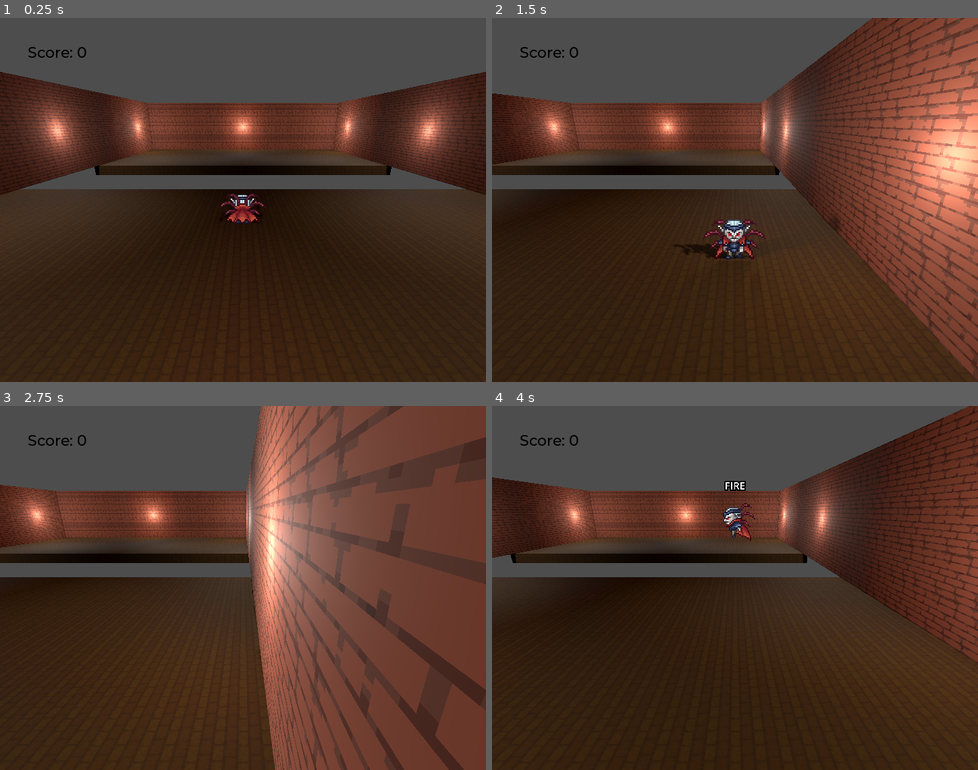
Above: before the commit, frames 1-4 (two rows, left to right).
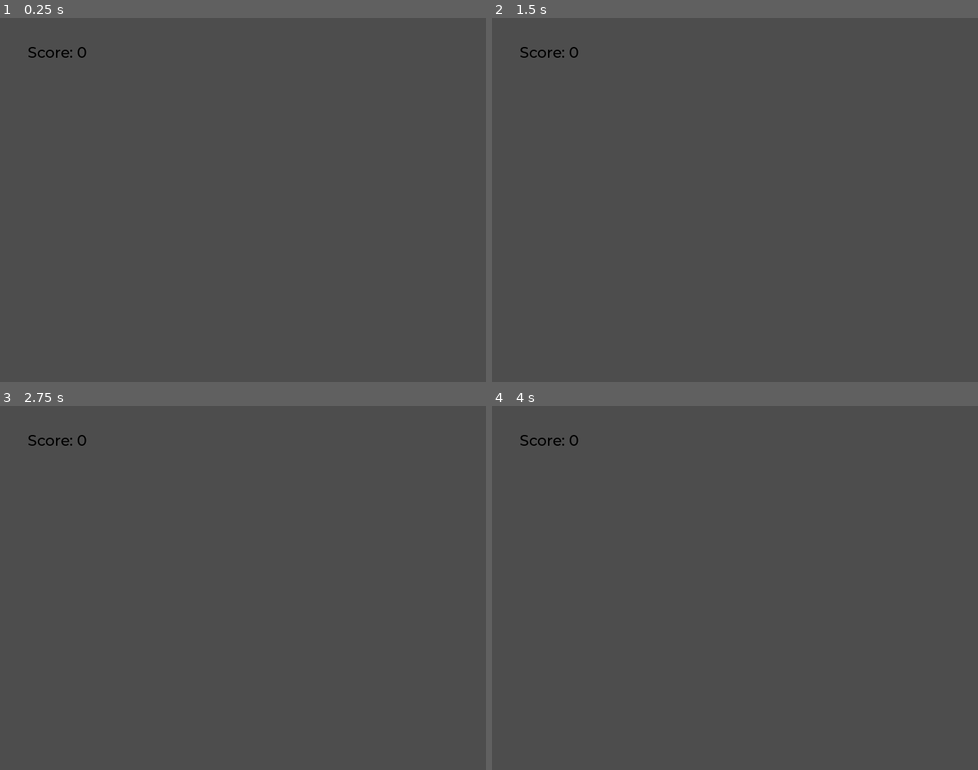
Above: after the commit, the same moments.

Repository: shmingusdingus/wizard-slop
Game: Godot game, scene res://scenes/main.tscn
Same seed, same stepped clock (60 frames per second), same inputs: the game is played once before the commit and once after it. Before the commit the project starts from res://main.tscn.
Inputs:
- Up to frame 1 (0.25 s): no input
- Up to frame 2 (1.5 s): hold D (move_right) 0.53-1.28 s; hold Keypad 2 (create_client, bound only after the commit) 0.53-1.28 s; tap Space (jump) at 0.77 s; tap Keypad 1 (create_server, bound only after the commit) at 0.8, 1.35 s; hold S (move_back) from 1.28 s (still down)
- Up to frame 3 (2.75 s): tap Space (jump) at 1.52 s; tap Keypad 2 (create_client, bound only after the commit) at 1.55 s; release S (move_back) at 2.03 s; hold D (move_right) from 2.03 s (still down); hold J (rune_cast) from 2.03 s (still down); tap Keypad 1 (create_server, bound only after the commit) at 2.3 s
- Up to frame 4 (4 s): tap Enter at 2.75 s; release D (move_right) at 2.78 s; release J (rune_cast) at 2.78 s; hold W (move_forward) 2.78-3.53 s; tap K (rune_element_fire) at 2.85 s; tap Space (jump) at 3.02, 3.77 s; tap Keypad 2 (create_client, bound only after the commit) at 3.05 s; hold A (move_left) from 3.53 s (still down); hold I (rune_element_ice) from 3.53 s (still down); tap Keypad 1 (create_server, bound only after the commit) at 3.8 s

The runs differ from the first frame. In frame 1, 76% of the frame differs, in the area x 0-100%, y 14-100%; in frame 2, 82%; in frame 3, 84%, in the area x 0-100%, y 0-100%; in frame 4, 79%.

Commit message:
Add two player multiplayer
Add basic multiplayer
Reorganize some scenes and scripts
Configure Debug->Customize Run Instances->Check Enable Multiple-> create
3 instances
When running, click one of the windows and press "1" to start server,
then click each the others and press "2" to create a client

Diff:
--- a/art/eye.tres
+++ /dev/null
@@ -1,14 +0,0 @@
-[gd_resource type="SpatialMaterial" format=2]
-
-[resource]
-resource_name = "eye"
-params_cull_mode = 2
-albedo_color = Color( 0.858824, 0.858824, 0.858824, 1 )
-metallic = 0.05
-metallic_specular = 1.0
-roughness = 0.1
-emission_enabled = true
-emission = Color( 0.254902, 0.254902, 0.27451, 1 )
-emission_energy = 1.0
-emission_operator = 0
-emission_on_uv2 = false
--- a/camera_pivot.gd
+++ /dev/null
@@ -1,11 +0,0 @@
-extends Marker3D
-
-
-func _ready():
-	set_as_top_level(true)
-
-func _process(_delta):
-	if not get_parent().is_multiplayer_authority():
-		return
-
-	global_position.x = get_parent().global_position.x
--- a/main.gd
+++ /dev/null
@@ -1,35 +0,0 @@
-extends Node
-
-@export var mob_scene: PackedScene
-
-
-func _ready():
-	$UserInterface/Retry.hide()
-
-func _on_mob_timer_timeout() -> void:
-	# Create a new instance of the Mob scene.
-	var mob = mob_scene.instantiate()
-
-	# Choose a random location on the SpawnPath.
-	# We store the reference to the SpawnLocation node.
-	var mob_spawn_location = get_node("SpawnPath/SpawnLocation")
-	# And give it a random offset.
-	mob_spawn_location.progress_ratio = randf()
-
-	var player_position = $Player.position
-	mob.initialize(mob_spawn_location.position, player_position)
-
-	# Spawn the mob by adding it to the Main scene.
-	add_child(mob)
-
-	# We connect the mob to the score label to update the score upon squashing one.
-	mob.squashed.connect($UserInterface/ScoreLabel._on_mob_squashed.bind())
-
-func _on_player_hit() -> void:
-	$MobTimer.stop()
-	$UserInterface/Retry.show()
-
-func _unhandled_input(event):
-	if event.is_action_pressed("ui_accept") and $UserInterface/Retry.visible:
-		# This restarts the current scene.
-		get_tree().reload_current_scene()
--- a/main.tscn
+++ /dev/null
@@ -1,87 +0,0 @@
-[gd_scene load_steps=8 format=3 uid="uid://bta11quox1k0i"]
-
-[ext_resource type="Script" uid="uid://c2575xxndpfwr" path="res://main.gd" id="1_0xm2m"]
-[ext_resource type="PackedScene" uid="uid://d281rpu4m46xo" path="res://player.tscn" id="1_ig7tw"]
-[ext_resource type="PackedScene" uid="uid://bud8to3ub3k1" path="res://mob.tscn" id="2_h2yge"]
-[ext_resource type="FontFile" uid="uid://d26ygm7uwqeib" path="res://fonts/Montserrat-Medium.ttf" id="4_1bvp3"]
-[ext_resource type="Script" uid="uid://s0w0ysvlcyfh" path="res://score_label.gd" id="5_lquwl"]
-[ext_resource type="PackedScene" uid="uid://na58botoqv7o" path="res://arena.tscn" id="6_7mycd"]
-
-[sub_resource type="Theme" id="Theme_lquwl"]
-default_font = ExtResource("4_1bvp3")
-default_font_size = 22
-Label/colors/font_color = Color(0, 0, 0, 1)
-Label/fonts/font = ExtResource("4_1bvp3")
-
-[node name="Main" type="Node"]
-script = ExtResource("1_0xm2m")
-mob_scene = ExtResource("2_h2yge")
-
-[node name="Arena" parent="." instance=ExtResource("6_7mycd")]
-
-[node name="SpawnPoints" type="Node3D" parent="."]
-
-[node name="SpawnHost" type="Marker3D" parent="SpawnPoints"]
-transform = Transform3D(1, 0, 0, 0, 1, 0, 0, 0, 1, 0, 0.5, 10)
-
-[node name="SpawnClient" type="Marker3D" parent="SpawnPoints"]
-transform = Transform3D(-1, 0, -8.742278e-08, 0, 1, 0, 8.742278e-08, 0, -1, 0, 0.5, -10)
-
-[node name="Player" parent="." instance=ExtResource("1_ig7tw")]
-transform = Transform3D(1, 0, 0, 0, 1, 0, 0, 0, 1, 0, 0.5, 10)
-collision_mask = 6
-
-[node name="UserInterface" type="Control" parent="."]
-layout_mode = 3
-anchors_preset = 15
-anchor_right = 1.0
-anchor_bottom = 1.0
-grow_horizontal = 2
-grow_vertical = 2
-theme = SubResource("Theme_lquwl")
-
-[node name="ScoreLabel" type="Label" parent="UserInterface"]
-layout_mode = 0
-offset_left = 41.0
-offset_top = 37.0
-offset_right = 102.0
-offset_bottom = 60.0
-text = "Score: 0"
-script = ExtResource("5_lquwl")
-
-[node name="Retry" type="ColorRect" parent="UserInterface"]
-layout_mode = 1
-anchors_preset = 15
-anchor_right = 1.0
-anchor_bottom = 1.0
-grow_horizontal = 2
-grow_vertical = 2
-color = Color(0, 0, 0, 0.14901961)
-
-[node name="RetryLabel" type="Label" parent="UserInterface/Retry"]
-layout_mode = 1
-anchors_preset = 8
-anchor_left = 0.5
-anchor_top = 0.5
-anchor_right = 0.5
-anchor_bottom = 0.5
-offset_left = -20.0
-offset_top = -14.0
-offset_right = 20.0
-offset_bottom = 14.0
-grow_horizontal = 2
-grow_vertical = 2
-text = "Press \"Space\" to Retry"
-
-[node name="DirectionalLight3D" type="DirectionalLight3D" parent="."]
-transform = Transform3D(0.7071068, -1.2802769e-08, 0.7071068, -0.7071068, -3.090862e-08, 0.7071068, 1.280277e-08, -1, -3.0908623e-08, 0, 15, 0)
-visible = false
-shadow_enabled = true
-shadow_bias = 0.05
-shadow_normal_bias = 10.0
-
-[node name="Timer" type="Timer" parent="."]
-wait_time = 0.5
-
-[connection signal="hit" from="Player" to="." method="_on_player_hit"]
-[connection signal="timeout" from="Timer" to="." method="_on_mob_timer_timeout"]
--- a/project.godot
+++ b/project.godot
@@ -14,11 +14,11 @@
 config/description="In this game, your goal is to chase and kick out the creeps!"
 run/main_scene="uid://bta11quox1k0i"
 config/features=PackedStringArray("4.5")
-config/icon="res://icon.webp"
 
 [autoload]
 
-MusicPlayer="*res://music_player.tscn"
+MusicPlayer="*res://scenes/music_player.tscn"
+NetworkHandler="*res://scripts/network_handler.gd"
 
 [display]
 
@@ -96,6 +96,16 @@
 "events": [Object(InputEventKey,"resource_local_to_scene":false,"resource_name":"","device":-1,"window_id":0,"alt_press …(192 unchanged characters)…
 ]
 }
+create_server={
+"deadzone": 0.2,
+"events": [Object(InputEventKey,"resource_local_to_scene":false,"resource_name":"","device":-1,"window_id":0,"alt_pressed":false,"shift_pressed":false,"ctrl_pressed":false,"meta_pressed":false,"pressed":false,"keycode":0,"physical_keycode":4194439,"key_label":0,"unicode":49,"location":0,"echo":false,"script":null)
+]
+}
+create_client={
+"deadzone": 0.2,
+"events": [Object(InputEventKey,"resource_local_to_scene":false,"resource_name":"","device":-1,"window_id":0,"alt_pressed":false,"shift_pressed":false,"ctrl_pressed":false,"meta_pressed":false,"pressed":false,"keycode":0,"physical_keycode":4194440,"key_label":0,"unicode":50,"location":0,"echo":false,"script":null)
+]
+}
 
 [layer_names]
 
--- /dev/null
+++ b/scenes/main.tscn
@@ -0,0 +1,82 @@
+[gd_scene load_steps=8 format=3 uid="uid://bta11quox1k0i"]
+
+[ext_resource type="Script" uid="uid://c2575xxndpfwr" path="res://scripts/main.gd" id="1_tbgi4"]
+[ext_resource type="PackedScene" uid="uid://d281rpu4m46xo" path="res://scenes/player.tscn" id="2_tefeu"]
+[ext_resource type="PackedScene" uid="uid://na58botoqv7o" path="res://scenes/arena.tscn" id="3_o6xl0"]
+[ext_resource type="Script" uid="uid://cdrhor5evn08p" path="res://scenes/multiplayer_spawner.gd" id="4_o6xl0"]
+[ext_resource type="FontFile" uid="uid://d26ygm7uwqeib" path="res://fonts/Montserrat-Medium.ttf" id="4_tipki"]
+[ext_resource type="Script" uid="uid://s0w0ysvlcyfh" path="res://scripts/score_label.gd" id="5_85g3d"]
+
+[sub_resource type="Theme" id="Theme_lquwl"]
+default_font = ExtResource("4_tipki")
+default_font_size = 22
+Label/colors/font_color = Color(0, 0, 0, 1)
+Label/fonts/font = ExtResource("4_tipki")
+
+[node name="Main" type="Node"]
+script = ExtResource("1_tbgi4")
+
+[node name="MultiplayerSpawner" type="MultiplayerSpawner" parent="." node_paths=PackedStringArray("team_zed_pos_spawn", "team_zed_neg_spawn")]
+_spawnable_scenes = PackedStringArray("uid://d281rpu4m46xo")
+spawn_path = NodePath("../Players")
+script = ExtResource("4_o6xl0")
+network_player = ExtResource("2_tefeu")
+team_zed_pos_spawn = NodePath("../SpawnZedPos")
+team_zed_neg_spawn = NodePath("../SpawnZedNeg")
+
+[node name="Players" type="Node3D" parent="."]
+
+[node name="Arena" parent="." instance=ExtResource("3_o6xl0")]
+
+[node name="UserInterface" type="Control" parent="."]
+layout_mode = 3
+anchors_preset = 15
+anchor_right = 1.0
+anchor_bottom = 1.0
+grow_horizontal = 2
+grow_vertical = 2
+theme = SubResource("Theme_lquwl")
+
+[node name="ScoreLabel" type="Label" parent="UserInterface"]
+layout_mode = 0
+offset_left = 41.0
+offset_top = 37.0
+offset_right = 102.0
+offset_bottom = 60.0
+text = "Score: 0"
+script = ExtResource("5_85g3d")
+
+[node name="Retry" type="ColorRect" parent="UserInterface"]
+layout_mode = 1
+anchors_preset = 15
+anchor_right = 1.0
+anchor_bottom = 1.0
+grow_horizontal = 2
+grow_vertical = 2
+color = Color(0, 0, 0, 0.14901961)
+
+[node name="RetryLabel" type="Label" parent="UserInterface/Retry"]
+layout_mode = 1
+anchors_preset = 8
+anchor_left = 0.5
+anchor_top = 0.5
+anchor_right = 0.5
+anchor_bottom = 0.5
+offset_left = -20.0
+offset_top = -14.0
+offset_right = 20.0
+offset_bottom = 14.0
+grow_horizontal = 2
+grow_vertical = 2
+text = "Press \"Space\" to Retry"
+
+[node name="Timer" type="Timer" parent="."]
+wait_time = 0.5
+
+[node name="SpawnZedPos" type="Marker3D" parent="."]
+transform = Transform3D(1, 0, 0, 0, 1, 0, 0, 0, 1, 0, 0.5, 10)
+
+[node name="SpawnZedNeg" type="Marker3D" parent="."]
+transform = Transform3D(-0.99999994, 0, -8.742277e-08, 0, 1, 0, 8.742277e-08, 0, -0.99999994, 0, 0.5, -10)
+
+[connection signal="timeout" from="Timer" to="." method="_on_mob_timer_timeout"]
--- /dev/null
+++ b/scenes/multiplayer_spawner.gd
@@ -0,0 +1,53 @@
+extends MultiplayerSpawner
+
+@export var network_player: PackedScene
+@export var team_zed_pos_spawn: Marker3D
+@export var team_zed_neg_spawn: Marker3D
+
+var player_teams = {}
+
+func _ready() -> void:
+	spawn_function = _custom_spawn_function
+
+	multiplayer.peer_connected.connect(spawn_player)
+	multiplayer.peer_disconnected.connect(remove_player)
+
+func _custom_spawn_function(data: Dictionary) -> Node:
+	var player = network_player.instantiate()
+	player.name = str(data.id)
+	player.position = data.pos
+	player.rotation_degrees.y = data.rot.y
+
+	return player
+
+func spawn_player(id: int) -> void:
+	if !multiplayer.is_server(): return
+
+	var spawn_position = calculate_team_spawn_position(id)
+
+	var spawn_data = {"id": id, "pos": spawn_position.global_position, "rot": spawn_position.global_rotation_degrees}
+	spawn(spawn_data)
+
+func calculate_team_spawn_position(id: int):
+	# Calculate which team has fewer players
+	var team_zed_pos_count = 0
+	var team_zed_neg_count = 0
+	for team in player_teams.values():
+		if team == 0: team_zed_pos_count += 1
+		else: team_zed_neg_count += 1
+
+	var assigned_team = 0 if team_zed_pos_count <= team_zed_neg_count else 1
+	player_teams[id] = assigned_team
+
+	var spawn_position = team_zed_pos_spawn if assigned_team == 0 else team_zed_neg_spawn
+
+	return spawn_position
+
+func remove_player(id: int) -> void:
+	if !multiplayer.is_server(): return
+
+	player_teams.erase(id)
+
+	var player_node = get_node(spawn_path).get_node_or_null(str(id))
+	if player_node:
+		player_node.queue_free()
--- a/player.tscn
+++ b/scenes/player.tscn
@@ -1,10 +1,18 @@
-[gd_scene load_steps=72 format=3 uid="uid://d281rpu4m46xo"]
-
-[ext_resource type="Script" uid="uid://cmbvybpgwcaqj" path="res://player.gd" id="1_onrkg"]
+[gd_scene load_steps=70 format=3 uid="uid://d281rpu4m46xo"]
+
+[ext_resource type="Script" uid="uid://cmbvybpgwcaqj" path="res://scripts/player.gd" id="1_onrkg"]
 [ext_resource type="Texture2D" uid="uid://d0t3rj20f343a" path="res://art/player_art/Vampires3_Idle_without_shadow.png" id="3_hqtel"]
 [ext_resource type="Texture2D" uid="uid://b2otj83mhe4sf" path="res://art/player_art/Vampires3_Run_without_shadow.png" id="3_sweqy"]
 [ext_resource type="Texture2D" uid="uid://blglstx0qajv2" path="res://art/player_art/Vampires3_Walk_without_shadow.png" id="4_sweqy"]
-[ext_resource type="Script" uid="uid://3nd3c4ie5m7r" path="res://camera_pivot.gd" id="5_sweqy"]
+[ext_resource type="Script" uid="uid://3nd3c4ie5m7r" path="res://scripts/camera_pivot.gd" id="5_sweqy"]
+
+[sub_resource type="SceneReplicationConfig" id="SceneReplicationConfig_qlg0r"]
+properties/0/path = NodePath(".:position")
+properties/0/spawn = true
+properties/0/replication_mode = 1
+properties/1/path = NodePath("Pivot/AnimatedSprite3D:animation")
+properties/1/spawn = true
+properties/1/replication_mode = 1
 
 [sub_resource type="AtlasTexture" id="AtlasTexture_2hs0m"]
 atlas = ExtResource("3_hqtel")
@@ -481,22 +489,13 @@
 height = 0.17230225
 radius = 0.95
 
-[sub_resource type="Animation" id="Animation_i3pqv"]
-length = 0.001
-
-[sub_resource type="Animation" id="Animation_onrkg"]
-resource_name = "float"
-length = 1.2
-loop_mode = 1
-
-[sub_resource type="AnimationLibrary" id="AnimationLibrary_hqtel"]
-_data = {
-&"RESET": SubResource("Animation_i3pqv"),
-&"float": SubResource("Animation_onrkg")
-}
-
 [node name="Player" type="CharacterBody3D"]
+collision_layer = 5
+collision_mask = 5
 script = ExtResource("1_onrkg")
+
+[node name="MultiplayerSynchronizer" type="MultiplayerSynchronizer" parent="."]
+replication_config = SubResource("SceneReplicationConfig_qlg0r")
 
 [node name="Pivot" type="Node3D" parent="."]
 
@@ -522,12 +521,6 @@
 transform = Transform3D(1, 0, 0, 0, 1, 0, 0, 0, 1, 0, 0.64950633, 0)
 shape = SubResource("CylinderShape3D_onrkg")
 
-[node name="AnimationPlayer" type="AnimationPlayer" parent="."]
-libraries = {
-&"": SubResource("AnimationLibrary_hqtel")
-}
-autoplay = "float"
-
 [node name="RuneLabel" type="Label3D" parent="."]
 transform = Transform3D(1, 0, 0, 0, 1, 0, 0, 0, 1, 0, 2, 0)
 billboard = 1
@@ -535,11 +528,11 @@
 outline_size = 50
 uppercase = true
 
-[node name="CameraPivot2" type="Marker3D" parent="."]
+[node name="CameraPivot" type="Marker3D" parent="."]
 transform = Transform3D(1, 0, 0, 0, 0.9510564, 0.30901697, 0, -0.30901697, 0.9510564, 0, 0, 0)
 script = ExtResource("5_sweqy")
 
-[node name="Camera3D" type="Camera3D" parent="CameraPivot2"]
+[node name="Camera3D" type="Camera3D" parent="CameraPivot"]
 transform = Transform3D(1, 0, 0, 0, 1.0000001, 0, 0, 0, 1.0000001, 0, 0.05058527, 9.844313)
 size = 4.217
 
--- /dev/null
+++ b/scripts/camera_pivot.gd
@@ -0,0 +1,17 @@
+extends Marker3D
+
+
+func _ready():
+	set_as_top_level(true)
+
+	 # Wait a frame to ensure the parent's name/authority is set by the spawner
+	await get_tree().process_frame
+
+	# Only the player who owns this node should make this camera active
+	if get_parent().is_multiplayer_authority():
+		$Camera3D.make_current()
+
+func _process(_delta):
+	if !get_parent().is_multiplayer_authority(): return
+
+	global_position.x = get_parent().global_position.x
--- /dev/null
+++ b/scripts/main.gd
@@ -0,0 +1,35 @@
+extends Node
+
+func _ready():
+	$UserInterface/Retry.hide()
+
+#func _on_mob_timer_timeout() -> void:
+	## Create a new instance of the Mob scene.
+	#var mob = mob_scene.instantiate()
+#
+	## Choose a random location on the SpawnPath.
+	## We store the reference to the SpawnLocation node.
+	#var mob_spawn_location = get_node("SpawnPath/SpawnLocation")
+	## And give it a random offset.
+	#mob_spawn_location.progress_ratio = randf()
+#
+	#var player_position = $Player.position
+	#mob.initialize(mob_spawn_location.position, player_position)
+#
+	## Spawn the mob by adding it to the Main scene.
+	#add_child(mob)
+#
+	## We connect the mob to the score label to update the score upon squashing one.
+	#mob.squashed.connect($UserInterface/ScoreLabel._on_mob_squashed.bind())
+
+#func _on_player_hit() -> void:
+	#$MobTimer.stop()
+	#$UserInterface/Retry.show()
+
+func _unhandled_input(event):
+	if event.is_action_pressed("ui_accept") and $UserInterface/Retry.visible:
+		get_tree().reload_current_scene()
+	if event.is_action_pressed("create_server"):
+		NetworkHandler.start_server()
+	if event.is_action_pressed("create_client"):
+		NetworkHandler.start_client()
--- /dev/null
+++ b/scripts/network_handler.gd
@@ -0,0 +1,17 @@
+extends Node
+
+const IP_ADDRESS: String = "localhost"
+const PORT: int = 24454
+const MAX_CLIENTS: int = 2
+var peer: ENetMultiplayerPeer
+
+
+func start_server() -> void:
+	peer = ENetMultiplayerPeer.new()
+	peer.create_server(PORT, MAX_CLIENTS)
+	multiplayer.multiplayer_peer = peer
+
+func start_client() -> void:
+	peer = ENetMultiplayerPeer.new()
+	peer.create_client(IP_ADDRESS, PORT)
+	multiplayer.multiplayer_peer = peer
--- a/player.gd
+++ b/scripts/player.gd
@@ -16,7 +16,6 @@
 var target_velocity = Vector3.ZERO
 
 @onready var sprite := $Pivot/AnimatedSprite3D
-
 @onready var rune_label: Label3D = $RuneLabel
 
 # Loaded rune resources
@@ -36,11 +35,16 @@
 var form: FormRune = null
 var motion: MotionRune = null
 
+func _enter_tree() -> void:
+	set_multiplayer_authority(name.to_int())
+
 func _ready():
 	sprite.play("idle")
 	_update_label()
 
 func _unhandled_input(event):
+	if !is_multiplayer_authority(): return
+
 	if event.is_action_pressed("rune_element_fire"):
 		_try_add_rune(RUNE_FIRE)
 	elif event.is_action_pressed("rune_element_ice"):
@@ -155,18 +159,21 @@
 	await tween.finished
 
 func _physics_process(delta):
-	# We create a local variable to store the input direction.
-	var direction = Vector3.ZERO
+	if !is_multiplayer_authority(): return
+
 	var anim_name = ""
-	# We check for each move input and update the direction accordingly.
+	var input_dir = Vector3.ZERO
 	if Input.is_action_pressed("move_right"):
-		direction.x += 1
+		input_dir.x += 1
 	if Input.is_action_pressed("move_left"):
-		direction.x -= 1
+		input_dir.x -= 1
 	if Input.is_action_pressed("move_back"):
-		direction.z += 1
+		input_dir.z += 1
 	if Input.is_action_pressed("move_forward"):
-		direction.z -= 1
+		input_dir.z -= 1
+	# TRANSFORM the input direction based on the player's current rotation
+	# This makes 'forward' always follow the direction the player is facing.
+	var direction = (transform.basis * input_dir).normalized()
 
 	if is_on_floor():
 		if velocity.x != 0 or velocity.z !=0:
@@ -176,13 +183,15 @@
 	else:
 		anim_name = "jump"
 
-	if velocity.z > 0:
+	var local_vel = transform.basis.inverse() * velocity
+
+	if local_vel.z > 0.1:
 		anim_name += "_back"
-	elif velocity.z < 0:
+	elif local_vel.z < -0.1:
 		anim_name += "_forward"
-	elif velocity.x > 0:
+	elif local_vel.x > 0.1:
 		anim_name += "_right"
-	elif velocity.x < 0:
+	elif local_vel.x < -0.1:
 		anim_name += "_left"
 	elif anim_name == "jump":
 		anim_name += "_forward"
@@ -199,11 +208,10 @@
 			sprite.animation = anim_name
 			sprite.play()
 
-	if direction != Vector3.ZERO:
-		direction = direction.normalized()
-		$Pivot.basis = Basis.looking_at(direction)
+	if input_dir != Vector3.ZERO:
+		$Pivot.basis = Basis.looking_at(input_dir.normalized())
 	else:
-		$Pivot.basis = Basis.looking_at(Vector3(0, 0, -1))
+		$Pivot.basis = Basis.looking_at(Vector3.FORWARD)
 
 	# Ground Velocity
 	if speed:
Binary file removed: art/player.glb
Binary file removed: icon.webp
Renamed: arena.tscn -> scenes/arena.tscn
Not shown, added: scenes/multiplayer_spawner.gd.uid
Renamed: music_player.tscn -> scenes/music_player.tscn
Renamed: camera_pivot.gd.uid -> scripts/camera_pivot.gd.uid
Renamed: main.gd.uid -> scripts/main.gd.uid
Not shown, added: scripts/network_handler.gd.uid
Renamed: player.gd.uid -> scripts/player.gd.uid
Renamed: score_label.gd -> scripts/score_label.gd
Renamed: score_label.gd.uid -> scripts/score_label.gd.uid
